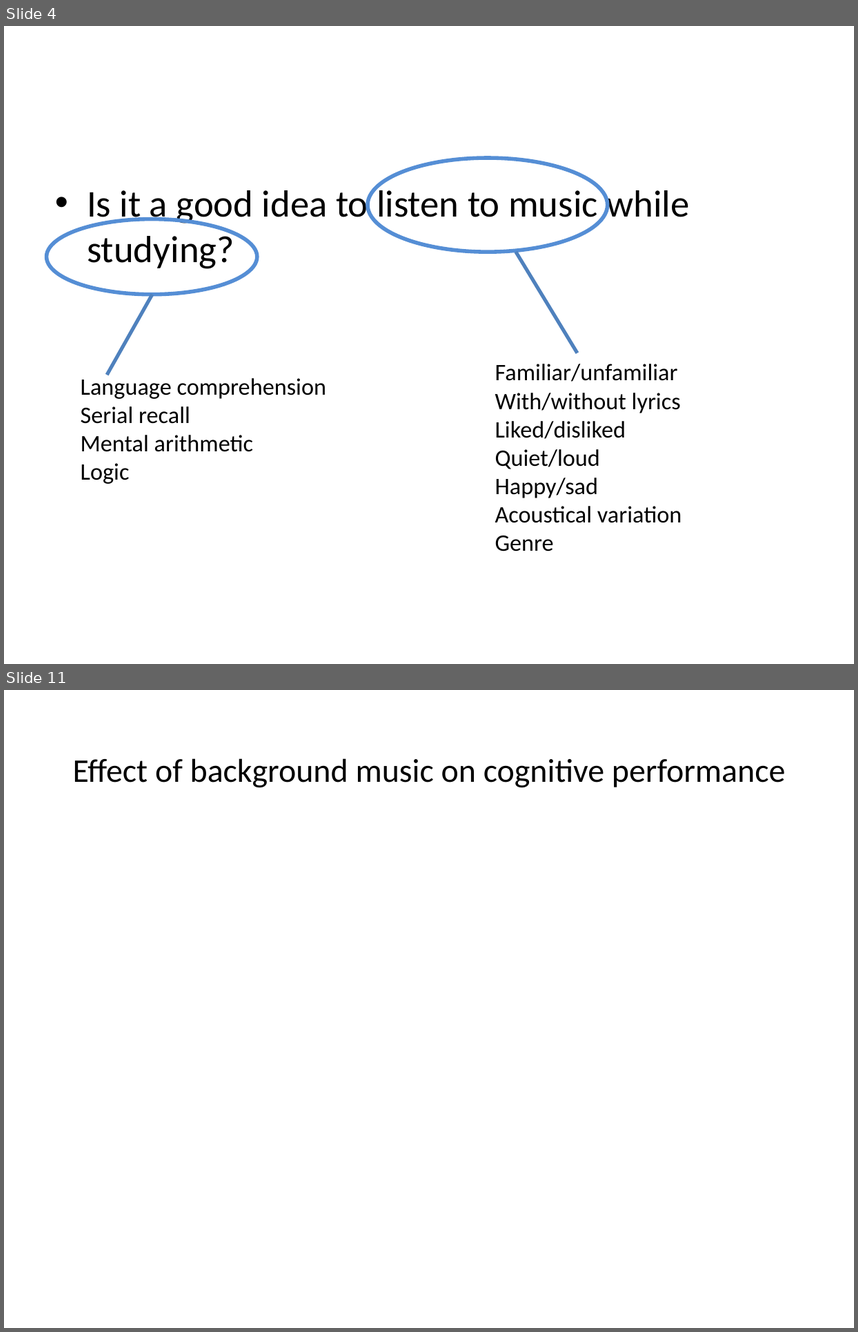
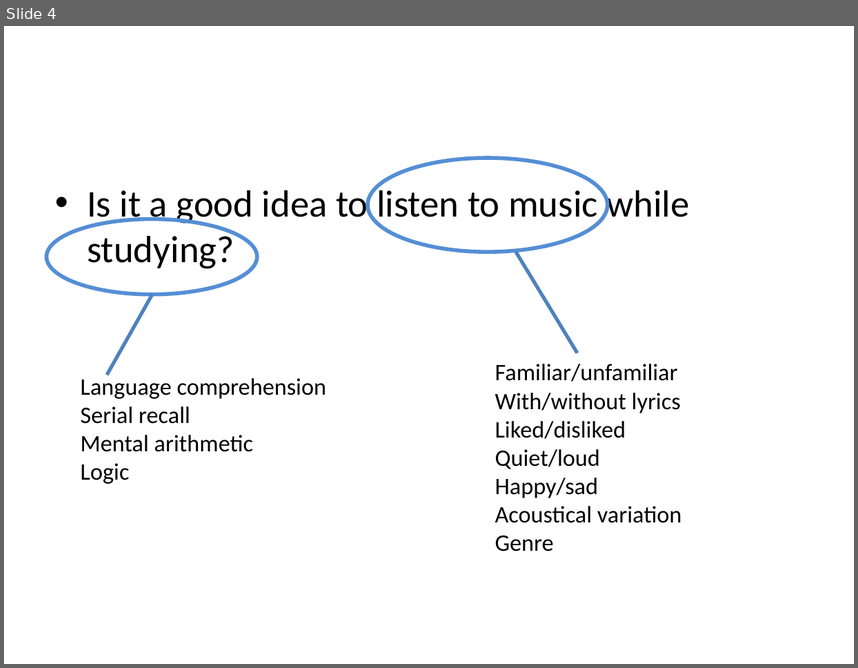
Before and after one commit to asternin/PhDProject, a slide deck: Meetings/22.08.2016-LabRetreat.pptx. Shown one above the other, each under a label of ours: slides 4 and 11 before the commit, slide 4 after it; the slides between them are not shown. The pictures are 858x1332 and 858x668 pixels, drawn with LibreOffice and Linux fonts; fonts in the diff are those of the drawing. Boxes give left, top, right and bottom in pixels: in the first picture for what was removed or moved away, otherwise in the second. Text is boxed around its words. In the diff, an @@ line names an element or a change of style, - is before the commit and + after.

```diff
--- a/Meetings/22.08.2016-LabRetreat.pptx
+++ b/Meetings/22.08.2016-LabRetreat.pptx
@@ slide 11 removed at (4, 690, 854, 1328), background #FFFFFF @@
@@ title removed at (73, 758, 785, 788) @@
-Effect of background music on cognitive performance
```
Also in this commit, not shown: 5 slides changed, 3 slides added, 2 other slides removed, 8 other files.
